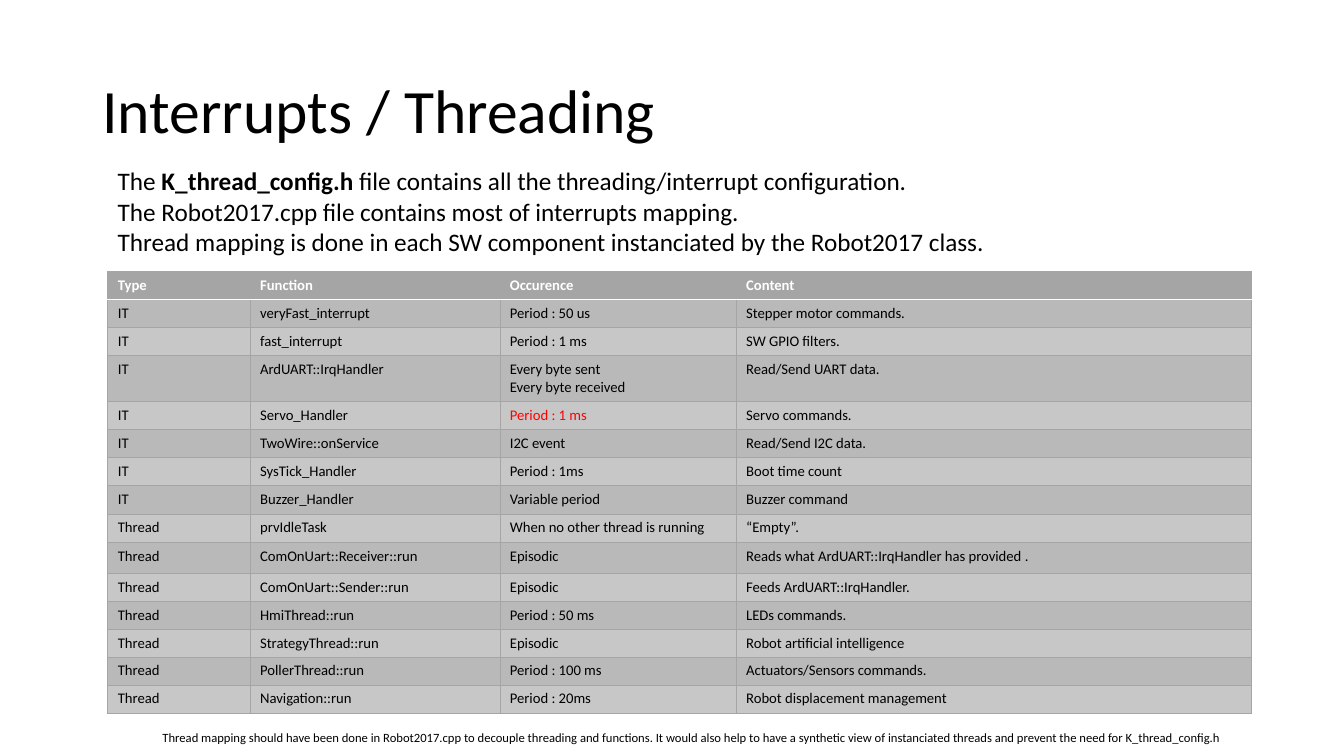
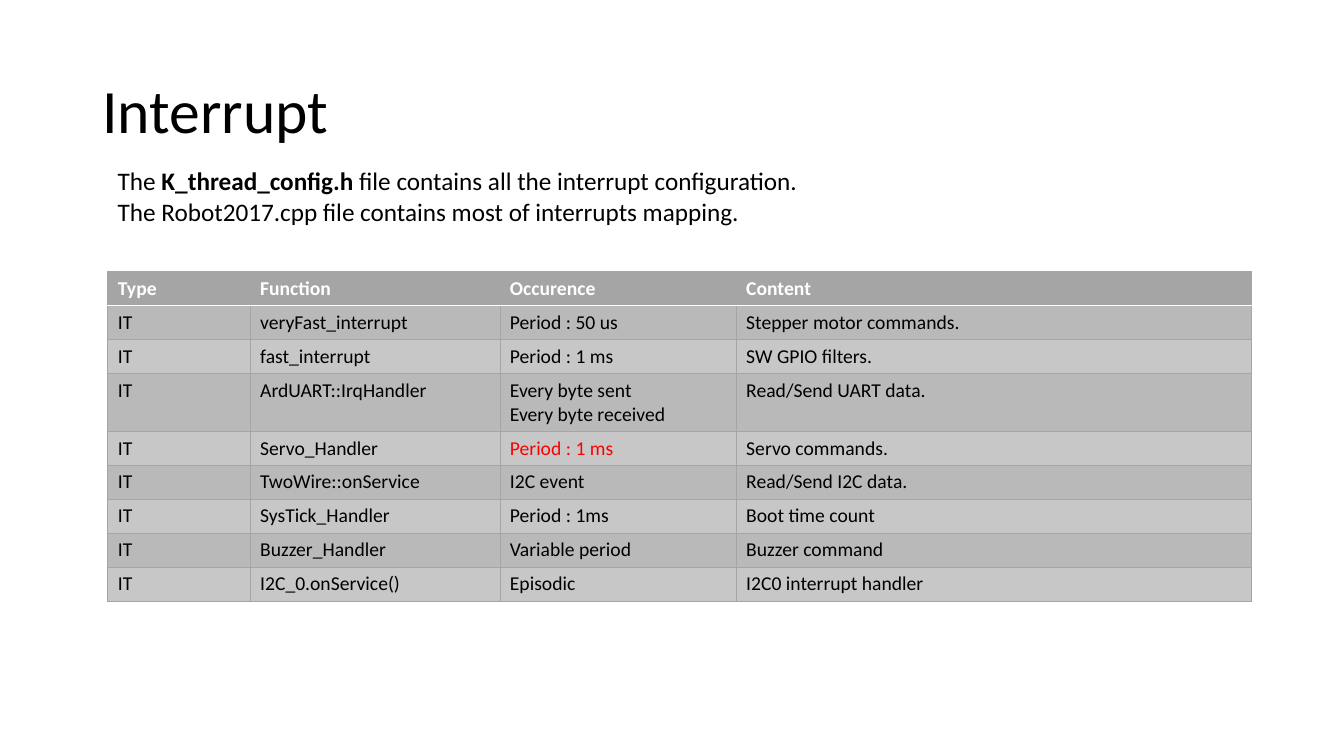
Before and after one commit to wixiw/ard2017, a slide deck: slide 8 of docs/SwArchitecture.pptx. Drawn at 1344x756 pixels with LibreOffice and Linux fonts; fonts in the diff are those of the drawing. Boxes give left, top, right and bottom in pixels: in the first picture for what was removed or moved away, otherwise in the second. Text is boxed around its words. In the diff, an @@ line names an element or a change of style, - is before the commit and + after.

```diff
--- a/docs/SwArchitecture.pptx
+++ b/docs/SwArchitecture.pptx
@@ title at <box>102,93,328,143</box>: text changed @@
-Interrupts / Threading
+Interrupt
@@ text at <box>118,172,797,195</box>: text changed @@
-The K_thread_config.h file contains all the threading/interrupt configuration.
+The K_thread_config.h file contains all the interrupt configuration.
@@ text at <box>118,233,984,256</box>: paragraph removed @@
-Thread mapping is done in each SW component instanciated by the Robot2017 class.
@@ table at <box>108,271,1251,597</box> @@
-row 9: Thread | prvIdleTask | When no other thread is running | “Empty”.
-row 10: Thread | ComOnUart::Receiver::run | Episodic | Reads what ArdUART::IrqHandler has provided .
-row 11: Thread | ComOnUart::Sender::run | Episodic | Feeds ArdUART::IrqHandler.
-row 12: Thread | HmiThread::run | Period : 50 ms | LEDs commands.
-row 13: Thread | StrategyThread::run | Episodic | Robot artificial intelligence
-row 14: Thread | PollerThread::run | Period : 100 ms | Actuators/Sensors commands.
-row 15: Thread | Navigation::run | Period : 20ms | Robot displacement management
+row 9: IT | I2C_0.onService() | Episodic | I2C0 interrupt handler
@@ text removed at <box>162,733,1220,744</box> @@
-Thread mapping should have been done in Robot2017.cpp to decouple threading and functions. It would also help to have a synthetic view of instanciated threads and prevent the need for K_thread_config.h
```
Also in this commit, not shown: 1 slide added, 16 other files.
